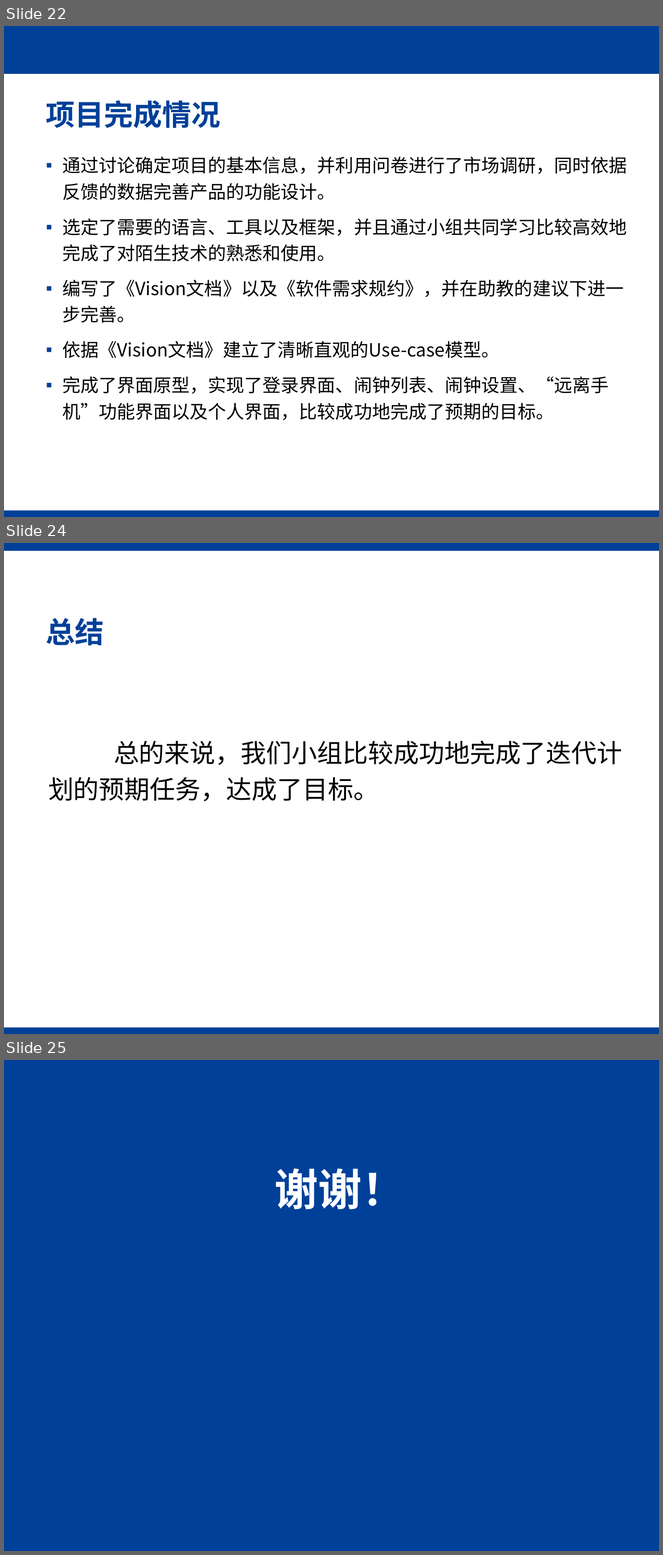
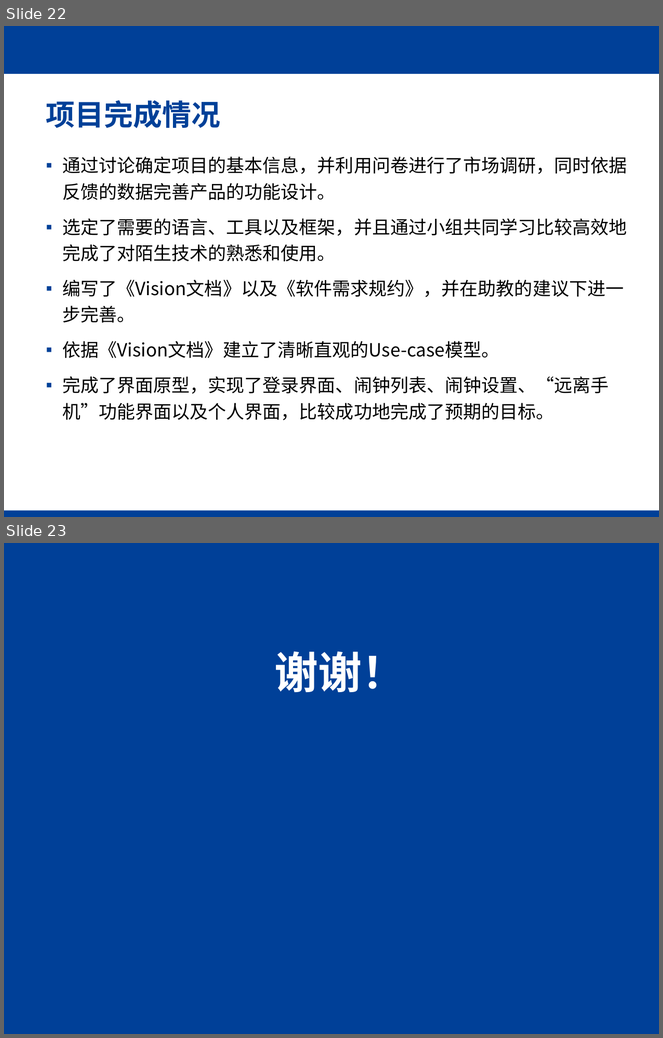
Before and after one commit to Time-Magician/ISSUES, a slide deck: Documents/软件工程第一次迭代答辩.pptx. Shown one above the other, each under a label of ours: slides 22, 24 and 25 before the commit, slides 22 and 23 after it; the slides between them are not shown. The pictures are 663x1555 and 663x1038 pixels, drawn with LibreOffice and Linux fonts; fonts in the diff are those of the drawing; background and template pictures are left out. Boxes give left, top, right and bottom in pixels: in the first picture for what was removed or moved away, otherwise in the second. Text is boxed around its words. In the diff, an @@ line names an element or a change of style, - is before the commit and + after.

```diff
--- a/Documents/软件工程第一次迭代答辩.pptx
+++ b/Documents/软件工程第一次迭代答辩.pptx
@@ slide 24 removed at <box>4,543,659,1034</box>, background #FFFFFF; not listed: 1 template element that a slide beside it also shows @@
@@ rectangle removed at <box>4,543,659,551</box> @@
@@ title removed at <box>46,618,104,645</box> @@
-总结
@@ text removed at <box>48,741,623,801</box> @@
-总的来说，我们小组比较成功地完成了迭代计划的预期任务，达成了目标。
@@ what was slide 25 is now slide 23 @@
```
Also in this commit, not shown: 5 slides changed, 1 other slide removed.
